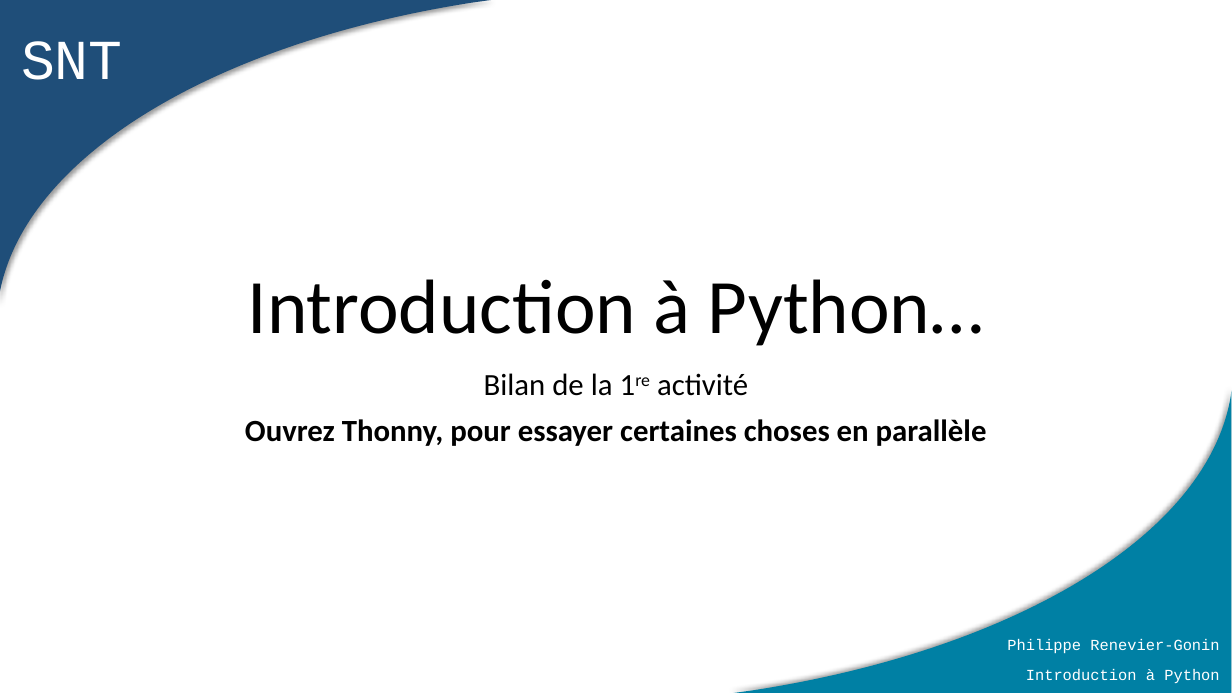
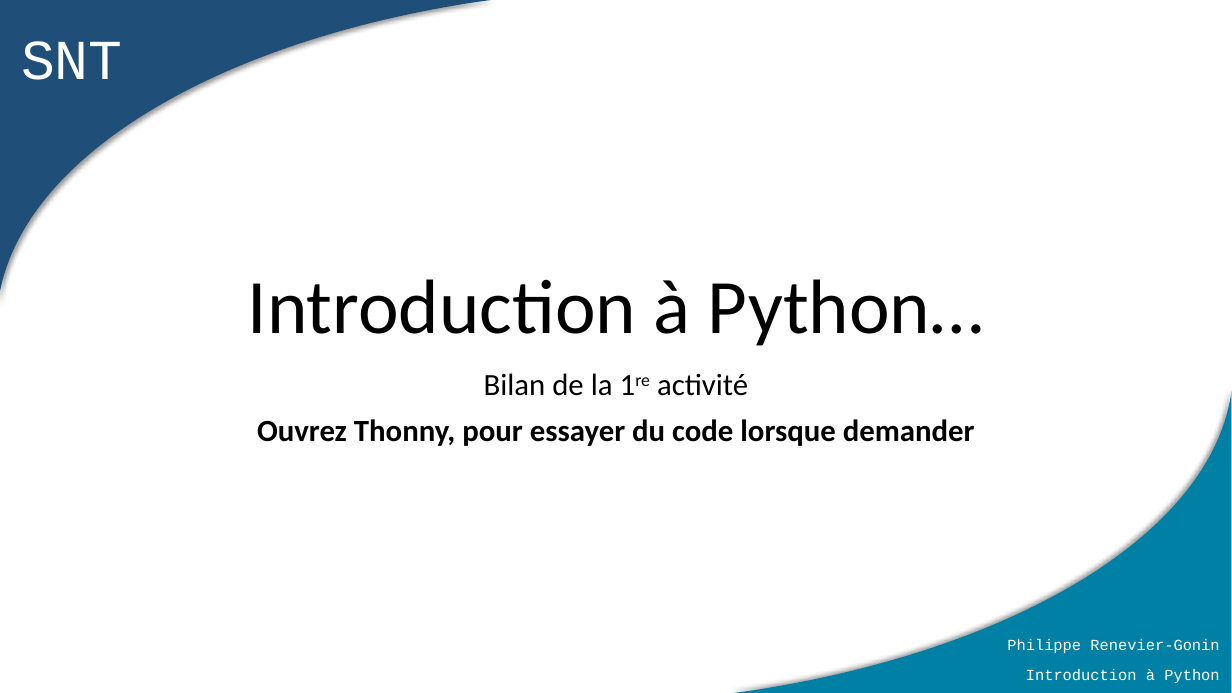
Before and after one commit to PhilippeRenevierGonin/snt, a slide deck: slide 2 of 01_python/cours/02_présentation de python.pptx. Drawn at 1232x693 pixels with LibreOffice and Linux fonts; fonts in the diff are those of the drawing. Boxes give left, top, right and bottom in pixels: in the first picture for what was removed or moved away, otherwise in the second. Text is boxed around its words. In the diff, an @@ line names an element or a change of style, - is before the commit and + after.

```diff
--- a/01_python/cours/02_présentation de python.pptx
+++ b/01_python/cours/02_présentation de python.pptx
@@ subtitle at box(257, 419, 975, 446): text changed @@
-Ouvrez Thonny, pour essayer certaines choses en parallèle
+Ouvrez Thonny, pour essayer du code lorsque demander
```
Also in this commit, not shown: 4 other slides changed, 11 other files.
